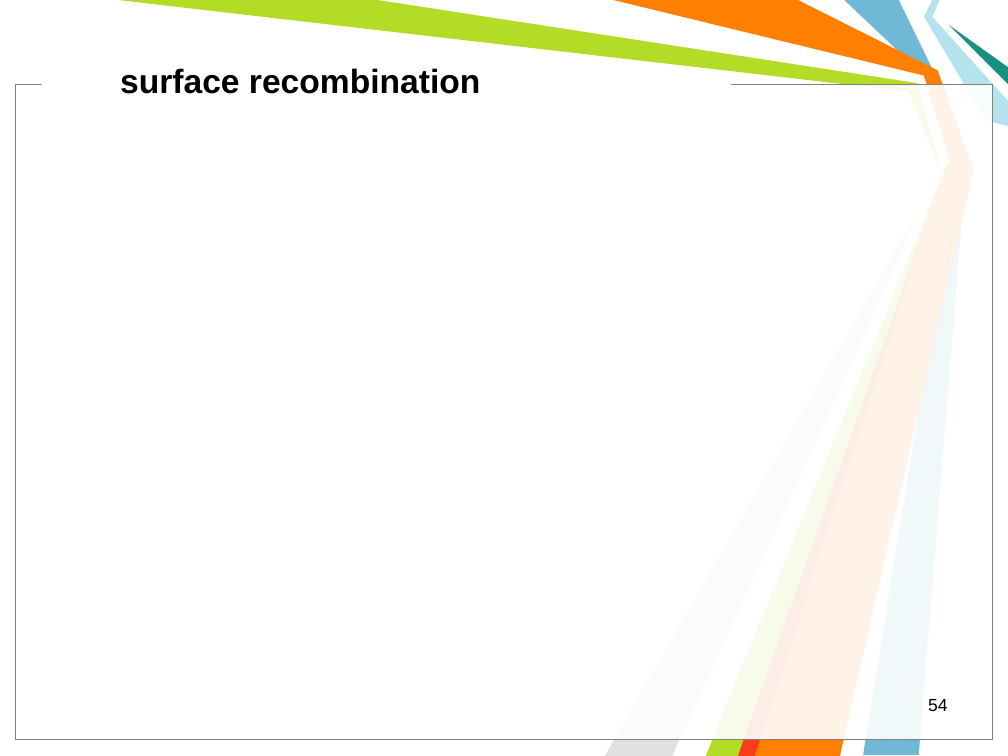
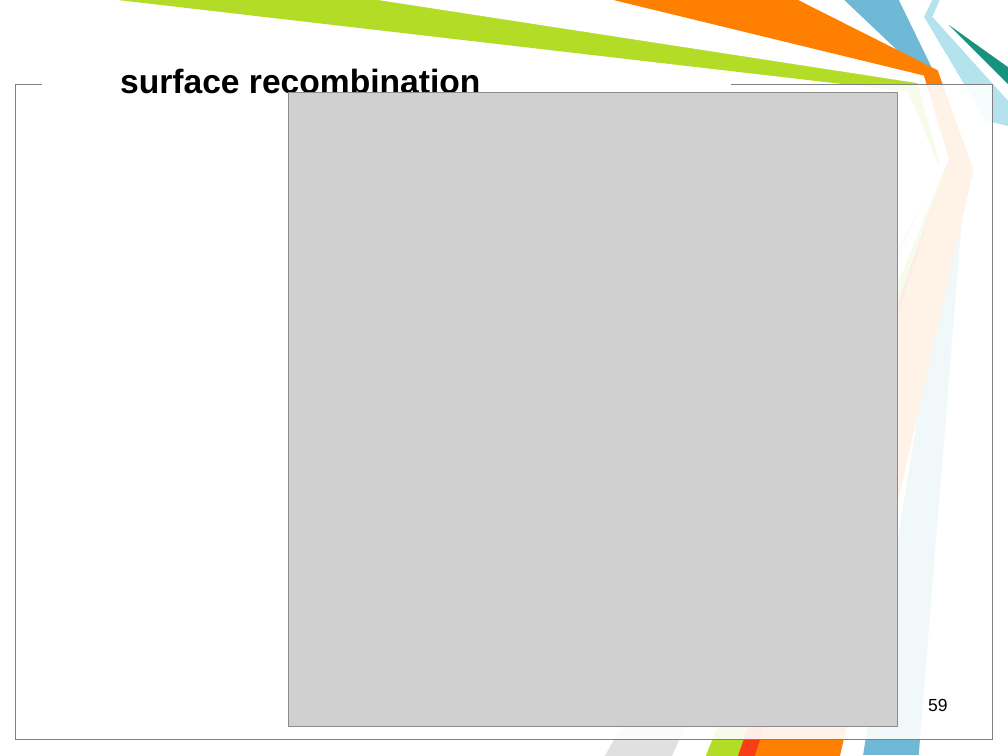
Before and after one commit to l432/NMK, a slide deck: slide 59 of Lecture/Photovoltaics/Photovoltaics2.ppt (slide 54 before the commit). Drawn at 1008x756 pixels with LibreOffice and Linux fonts; fonts in the diff are those of the drawing; grey boxes stand for pictures; background and template pictures are left out. Boxes give left, top, right and bottom in pixels: in the first picture for what was removed or moved away, otherwise in the second. Text is boxed around its words. In the diff, an @@ line names an element or a change of style, - is before the commit and + after.

```diff
--- a/Lecture/Photovoltaics/Photovoltaics2.ppt
+++ b/Lecture/Photovoltaics/Photovoltaics2.ppt
@@ picture added at [289,93,898,726] @@
@@ page number at [928,698,947,711]: text changed @@
-54
+59
```
Also in this commit, not shown: 4 other slides changed, 6 slides added.
